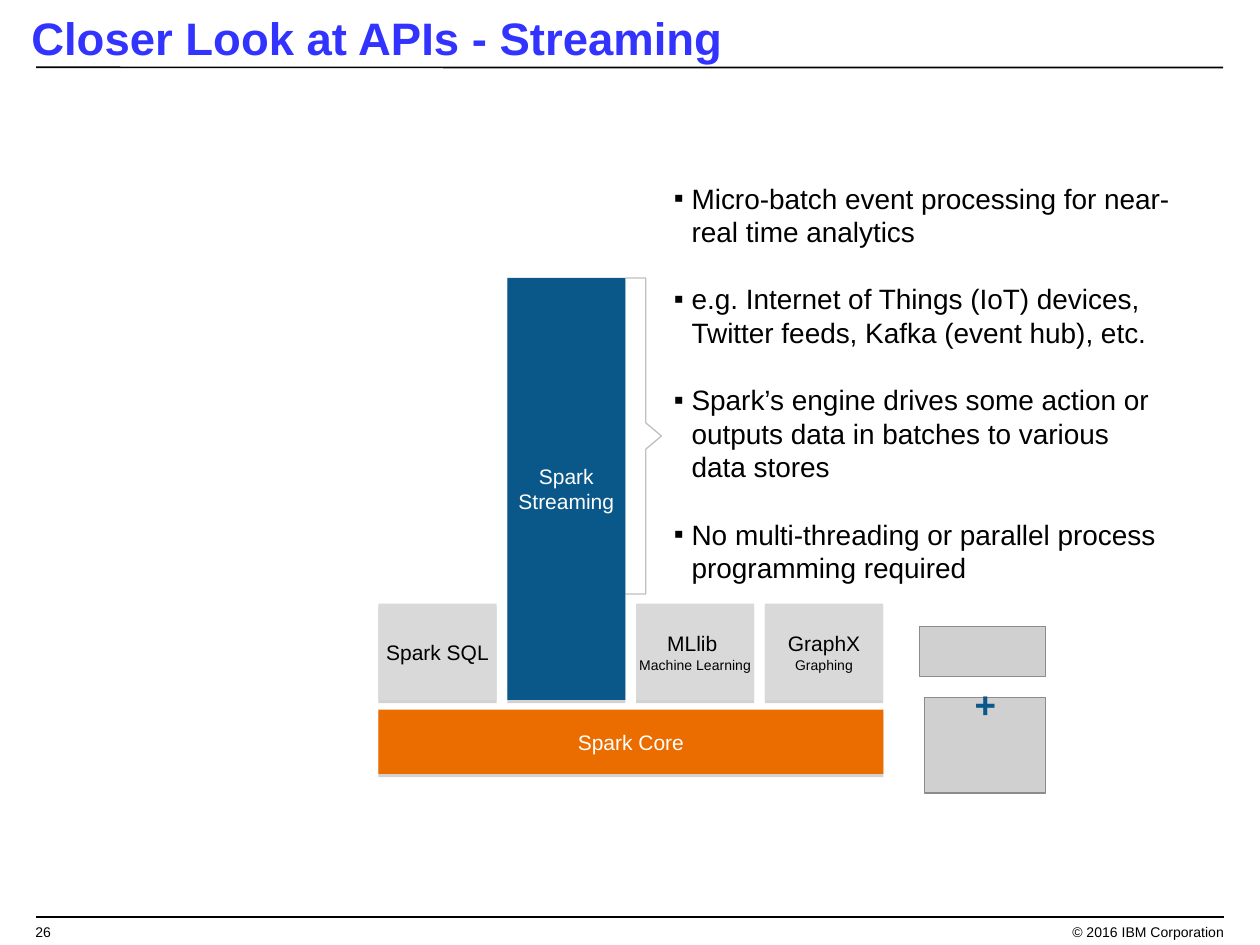
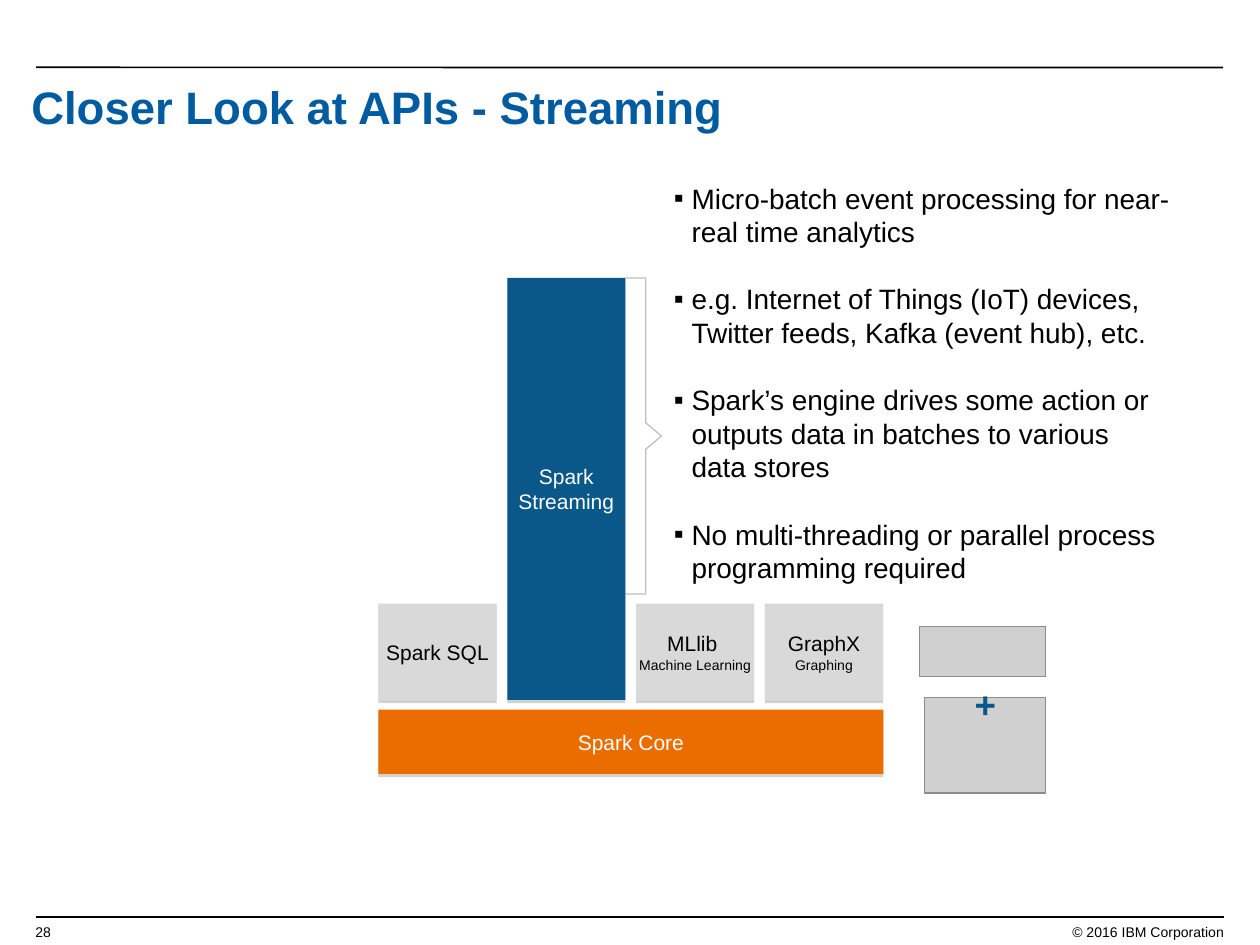
Before and after one commit to jpatter/SparkPOT, a slide deck: slide 28 of Lab-1/Coding w Apache Spark.ppt (slide 26 before the commit). Drawn at 1260x945 pixels with LibreOffice and Linux fonts; fonts in the diff are those of the drawing; grey boxes stand for pictures; background and template pictures are left out. Boxes give left, top, right and bottom in pixels: in the first picture for what was removed or moved away, otherwise in the second. Text is boxed around its words. In the diff, an @@ line names an element or a change of style, - is before the commit and + after.

```diff
--- a/Lab-1/Coding w Apache Spark.ppt
+++ b/Lab-1/Coding w Apache Spark.ppt
@@ text "Closer Look at APIs - ...": place and size @@
-text "Closer Look at APIs - ..." at <box>31,22,722,64</box>
+text "Closer Look at APIs - ..." at <box>31,91,722,133</box>
@@ text "Closer Look at APIs - ..." at <box>31,91,722,133</box>: text colour #3333FF to #005BA0 @@
@@ page number at <box>35,927,51,937</box>: text changed @@
-26
+28
```
Also in this commit, not shown: 26 other slides changed, 4 slides added, 2 slides removed.
